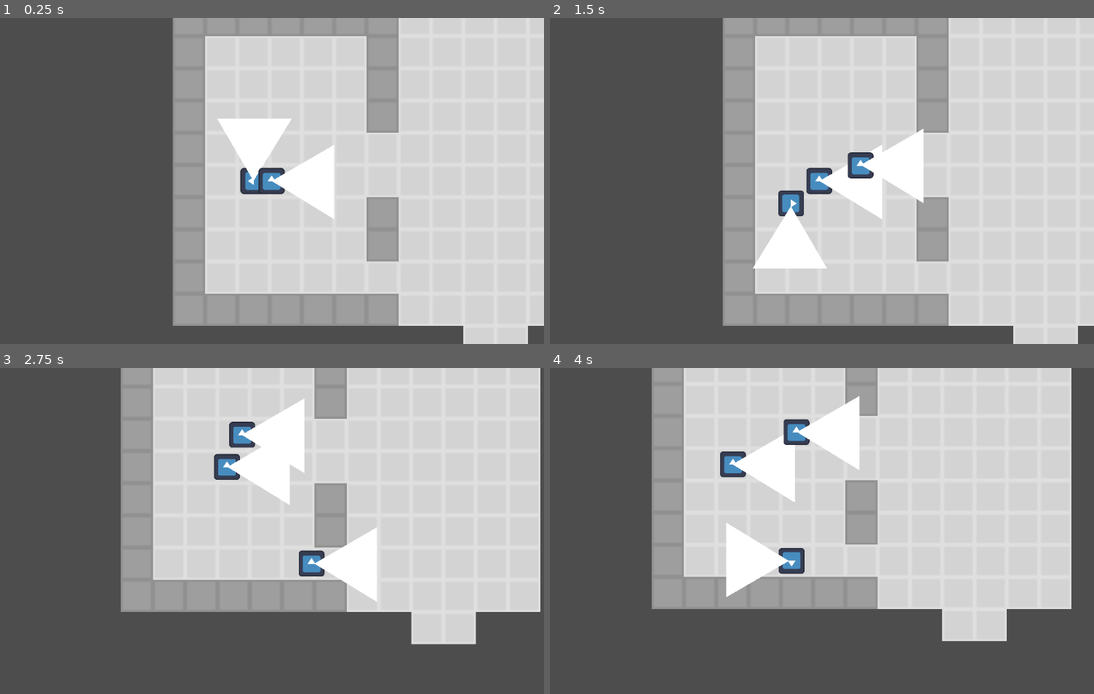
Above: before the commit, frames 1-4 (two rows, left to right).
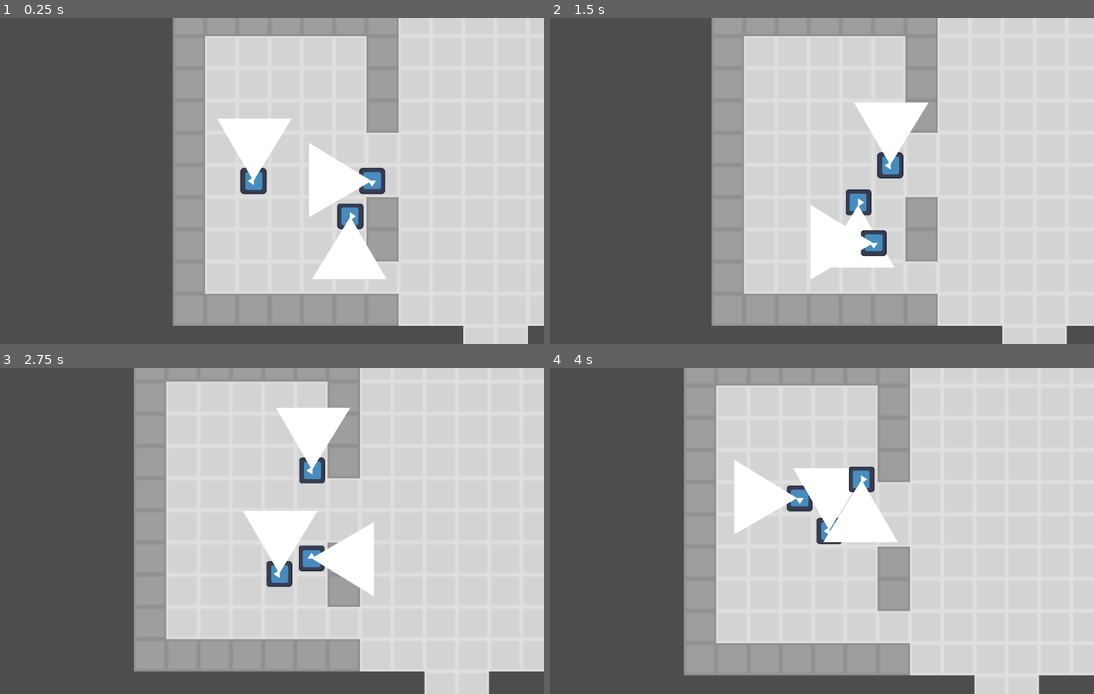
Above: after the commit, the same moments.

Repository: johannagroven/dontratmeout
Game: Godot game, scene res://main.tscn
The game is run twice, just before and just after one commit, with the same random seed, the same clock (stepped at 60 frames per second) and the same inputs. The engine's default icon, where the game draws it, is replaced by a stand-in: a white triangle on a blue panel in a dark square.
Inputs:
- Up to frame 1 (0.25 s): no input
- Up to frame 2 (1.5 s): hold Right (ui_right) 0.53-1.28 s; hold Down (ui_down) from 1.28 s (still down)
- Up to frame 3 (2.75 s): release Down (ui_down) at 2.03 s; hold Right (ui_right) from 2.03 s (still down)
- Up to frame 4 (4 s): release Right (ui_right) at 2.78 s; hold Up (ui_up) 2.78-3.53 s; hold Left (ui_left) from 3.53 s (still down)

The runs differ from the first frame. In frame 1, 3.4% of the frame differs, in the area x 47-71%, y 38-81%; in frame 2, 14%; in frame 3, 30%; in frame 4, 43%, in the area x 18-100%, y 0-100%.

Commit message:
Give mobs updateable facings

Diff:
--- a/character.gd
+++ b/character.gd
@@ -87,6 +87,10 @@
 		FACINGS.RIGHT:
 			return 0
 
+func get_movement():
+	var input_direction: Vector2 = Input.get_vector("ui_left", "ui_right", "ui_up", "ui_down")
+	return input_direction
+
 func _physics_process(_p_delta: float) -> void:
 	if not tile_map:
 		return
@@ -94,7 +98,7 @@
 	if _move_remaining_ticks == 0:
 		# Get the input direction and handle the movement/deceleration.
 		# As good practice, you should replace UI actions with custom gameplay actions.
-		var input_direction: Vector2 = Input.get_vector("ui_left", "ui_right", "ui_up", "ui_down")
+		var input_direction: Vector2 = get_movement()
 		facing = facingFromVector(input_direction)
 		var vision_poly = get_node("Polygon2D")
 		rotation_degrees = (facingToRotDeg(facing))
--- a/mob.gd
+++ b/mob.gd
@@ -1,6 +1,14 @@
-class_name Mob2D extends CharacterBody2D
+class_name Mob extends CharacterBody2D
 ## Snaps to a tile map grid and moves according to player input.
 
+enum FACINGS {
+	UP,
+	DOWN,
+	LEFT,
+	RIGHT
+}
+
+var facing = FACINGS.UP
 
 ## Set to the tile map you want to walk in.
 @export var tile_map: TileMap = null
@@ -58,6 +66,32 @@
 	_physics_velocity_fraction = Engine.physics_ticks_per_second / float(_physics_ticks_per_move)
 	print("_physics_velocity_fraction: ", _physics_velocity_fraction)
 
+func facingFromVector(v2):
+	if v2.x < 0:
+		return FACINGS.LEFT
+	elif v2.x > 0:
+		return FACINGS.RIGHT
+	elif v2.y > 0:
+		return FACINGS.DOWN
+	else:
+		return FACINGS.UP
+
+func facingToRotDeg(f):
+	match f:
+		FACINGS.UP:
+			return 270
+		FACINGS.DOWN:
+			return 90
+		FACINGS.LEFT:
+			return 180
+		FACINGS.RIGHT:
+			return 0
+
+func get_movement():
+	var rng = RandomNumberGenerator.new()
+	var directions = [Vector2(-1,0), Vector2(1,0), Vector2(0,-1), Vector2(0,1)]
+	var input_direction: Vector2 = directions[rng.randi_range(0,3)]
+	return input_direction
 
 func _physics_process(_p_delta: float) -> void:
 	if not tile_map:
@@ -66,9 +100,10 @@
 	if _move_remaining_ticks == 0:
 		# Get the input direction and handle the movement/deceleration.
 		# As good practice, you should replace UI actions with custom gameplay actions.
-		var rng = RandomNumberGenerator.new()
-		var directions = [Vector2(-1,0), Vector2(1,0), Vector2(0,-1), Vector2(0,1)]
-		var input_direction: Vector2 = directions[rng.randi_range(0,3)]
+		var input_direction: Vector2 = get_movement()
+		facing = facingFromVector(input_direction)
+		var vision_poly = get_node("Polygon2D")
+		rotation_degrees = (facingToRotDeg(facing))
 		# Convert global position into a tile coordinate.
 		# We don't assume we are already snapped to the tile grid.
 		var position_relative_to_tile_map: Vector2 = tile_map.to_local(global_position)
